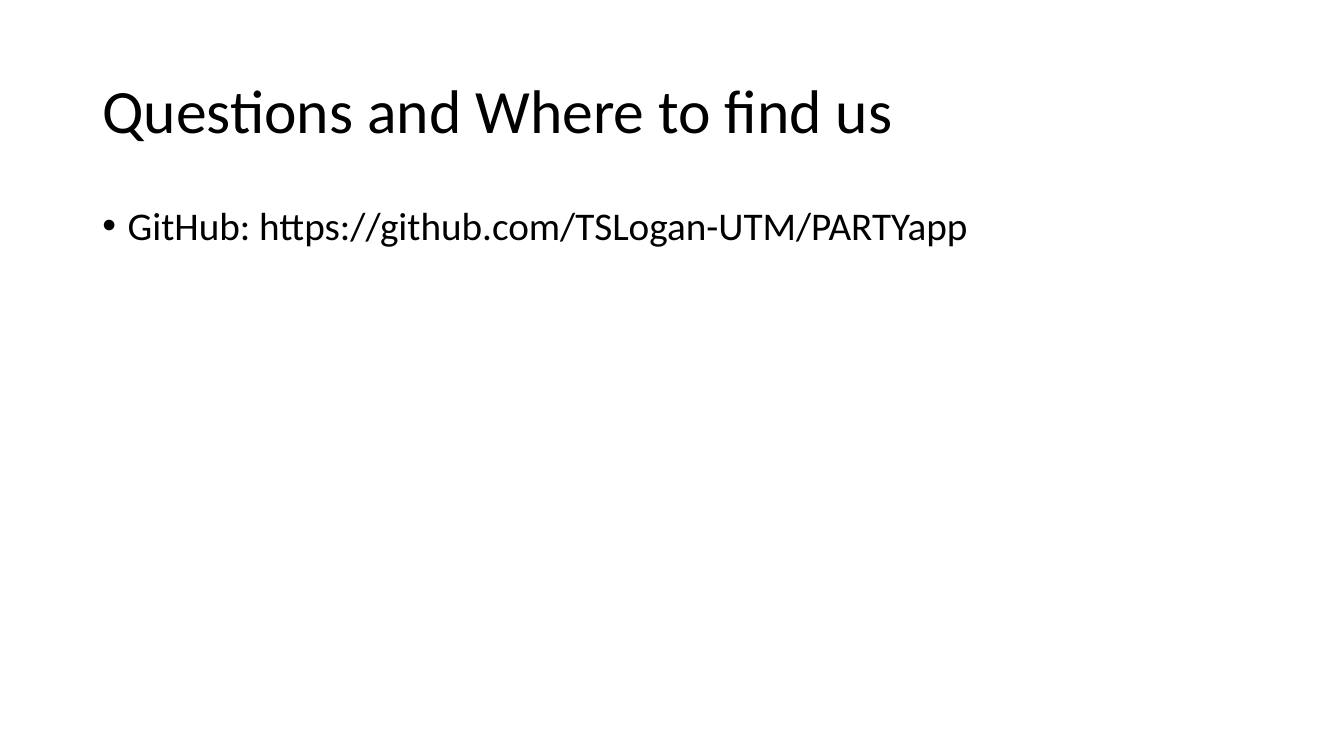
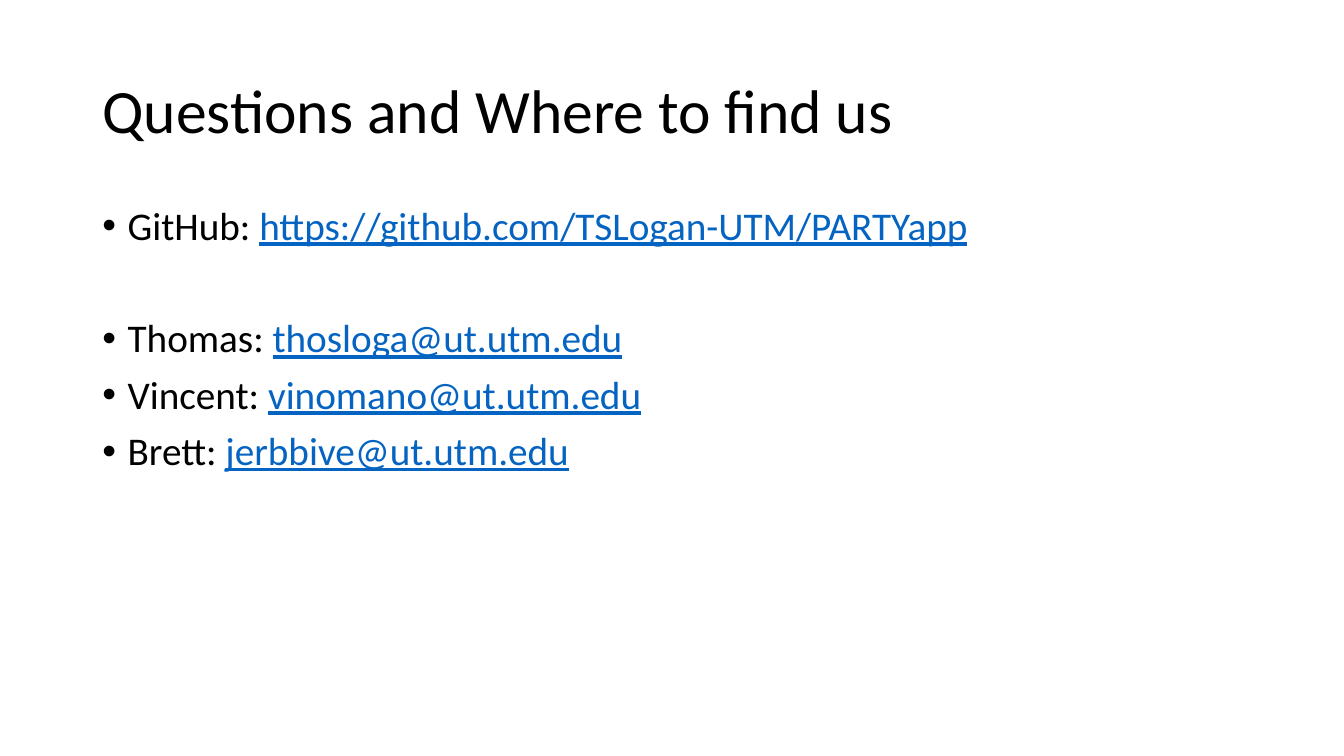
Before and after one commit to TSLogan-UTM/PARTYapp, a slide deck: slide 6 of Presentation.pptx. Drawn at 1344x756 pixels with LibreOffice and Linux fonts; fonts in the diff are those of the drawing. Boxes give left, top, right and bottom in pixels: in the first picture for what was removed or moved away, otherwise in the second. Text is boxed around its words. In the diff, an @@ line names an element or a change of style, - is before the commit and + after.

Commit message:
Final Final Presentation with all Slides

```diff
--- a/Presentation.pptx
+++ b/Presentation.pptx
@@ text at bbox=[128, 212, 967, 247]: text colour #000000 to #0563C1, underline on in "https://github.com/TSLogan-UTM/PARTYapp" @@
@@ text at bbox=[128, 324, 641, 472]: paragraphs added @@
+• Thomas: thosloga@ut.utm.edu
+• Vincent: vinomano@ut.utm.edu
+• Brett: jerbbive@ut.utm.edu
```
